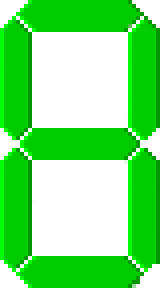
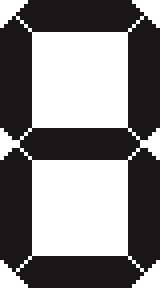
Two versions of the same layered image (160px x 288px). Layer-by-layer changes:
hid "8" over [0, 0, 160, 288]
showed "inactive", painted on it over [0, 0, 160, 288]
